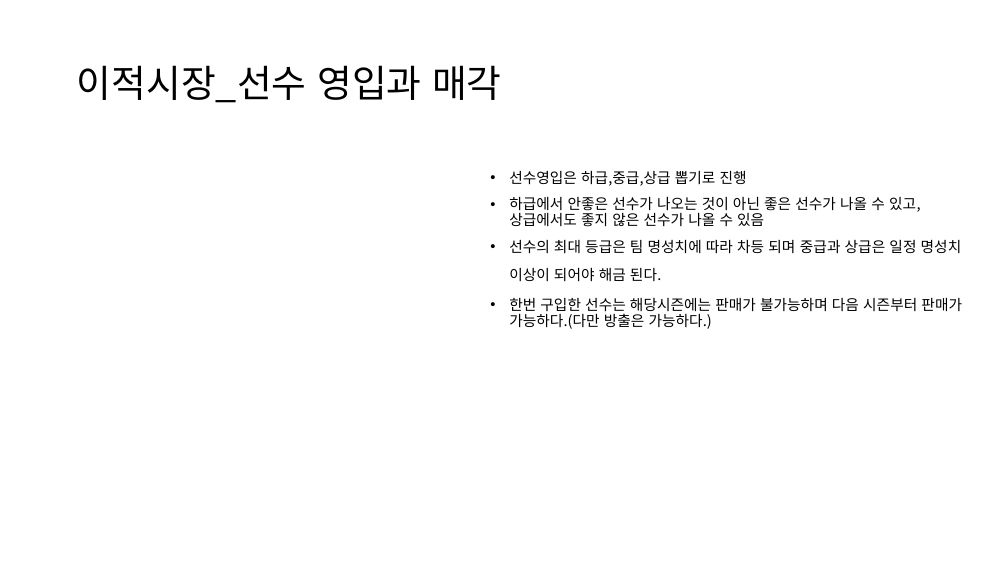
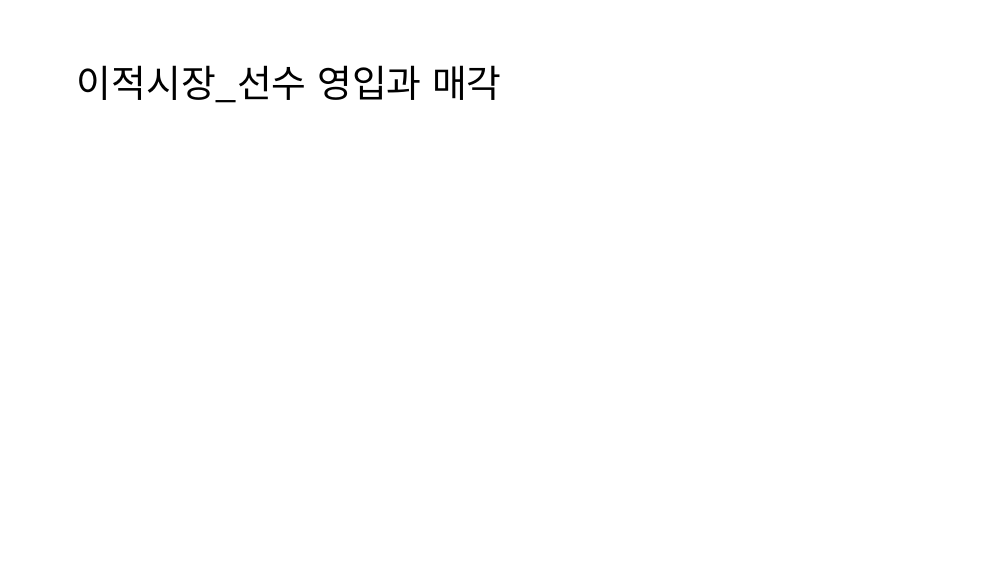
Before and after one commit to Yuhan2024GameDev2-2/GameEngine, a slide deck: slide 9 of YB기획서/기획서.pptx. Drawn at 1008x567 pixels with LibreOffice and Linux fonts; fonts in the diff are those of the drawing. Boxes give left, top, right and bottom in pixels: in the first picture for what was removed or moved away, otherwise in the second. Text is boxed around its words. In the diff, an @@ line names an element or a change of style, - is before the commit and + after.

```diff
--- a/YB기획서/기획서.pptx
+++ b/YB기획서/기획서.pptx
@@ text removed at (x1=509, y1=171, x2=962, y2=329) @@
-• 선수영입은 하급,중급,상급 뽑기로 진행
-• 하급에서 안좋은 선수가 나오는 것이 아닌 좋은 선수가 나올 수 있고, 상급에서도 좋지 않은 선수가 나올 수 있음
-• 선수의 최대 등급은 팀 명성치에 따라 차등 되며 중급과 상급은 일정 명성치 이상이 되어야 해금 된다.
-• 한번 구입한 선수는 해당시즌에는 판매가 불가능하며 다음 시즌부터 판매가 가능하다.(다만 방출은 가능하다.)
```
Also in this commit, not shown: 4 other slides changed.
